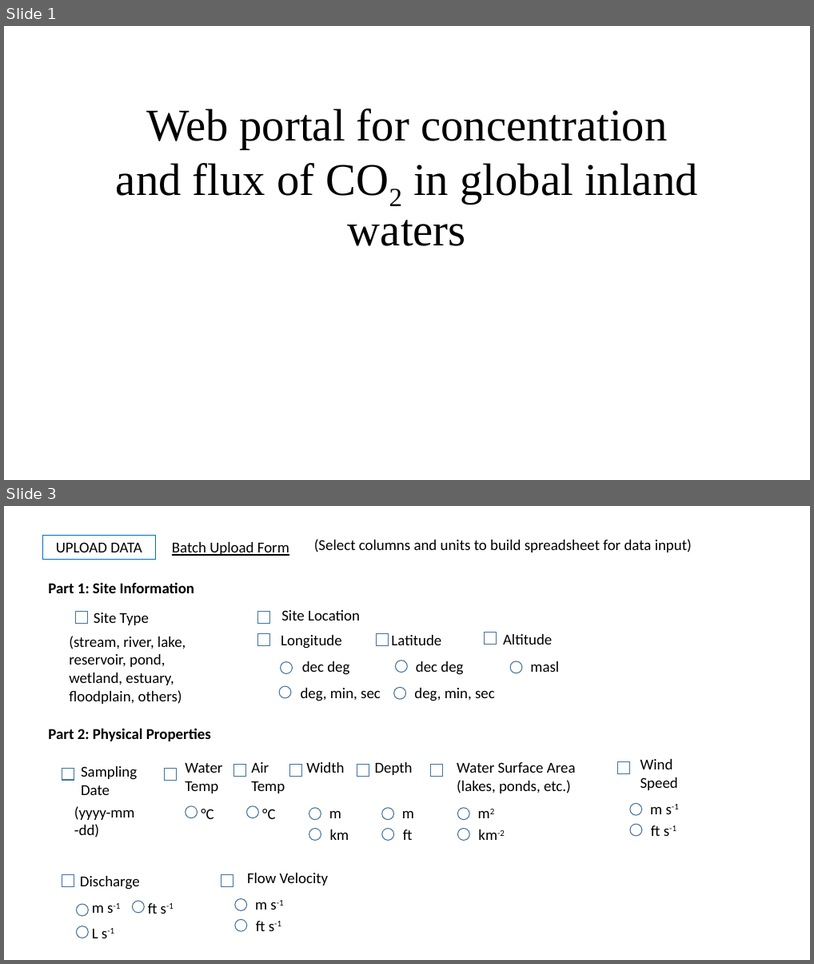
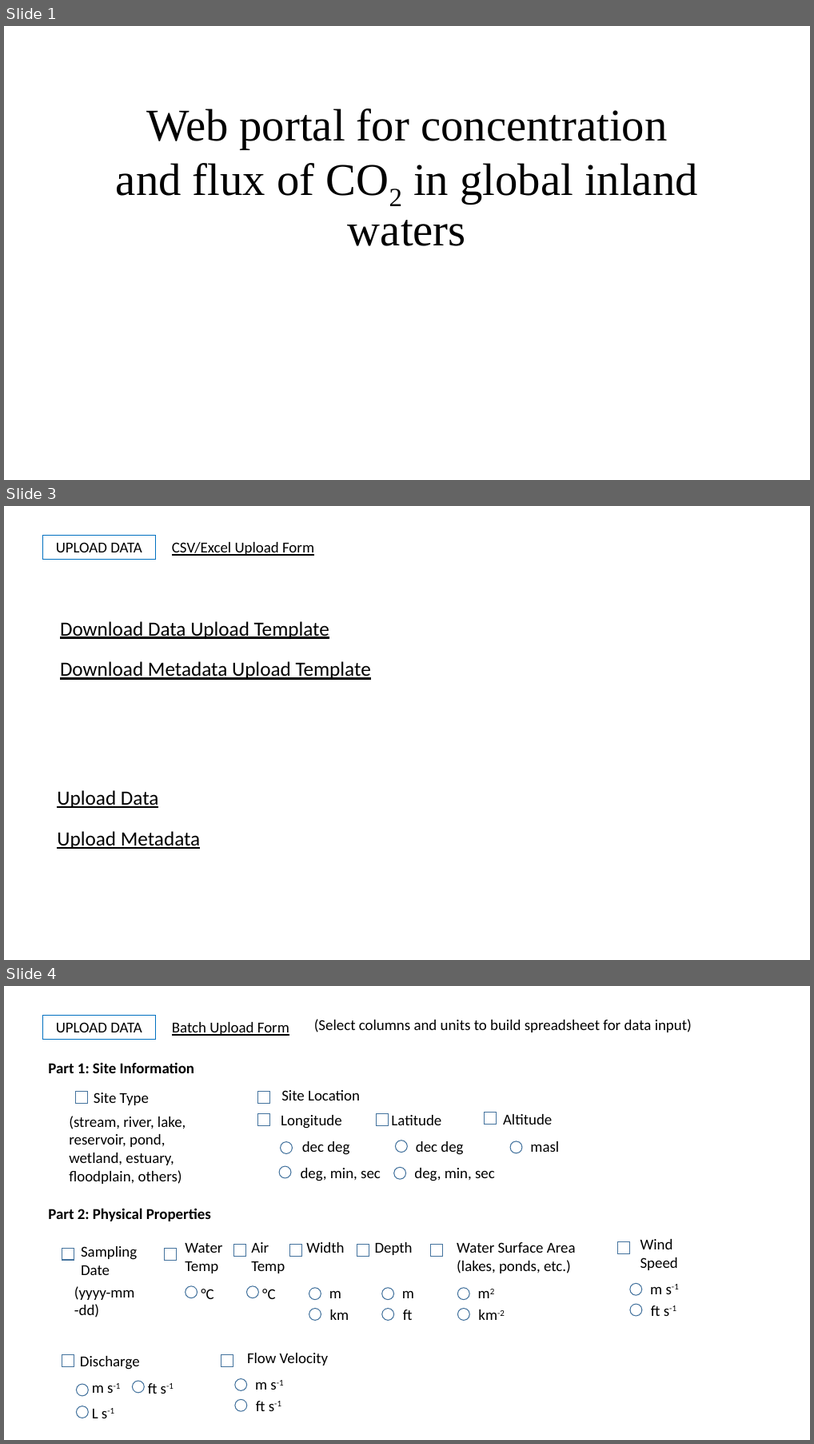
Before and after one commit to geohackweek/ghw2018_web_portal_inlandwater_co2, a slide deck: docs/Web portal.pptx. Shown one above the other, each under a label of ours: slides 1 and 3 before the commit, slides 1, 3 and 4 after it; the slides between them are not shown. The pictures are 814x964 and 814x1444 pixels, drawn with LibreOffice and Linux fonts; fonts in the diff are those of the drawing. Boxes give left, top, right and bottom in pixels: in the first picture for what was removed or moved away, otherwise in the second. Text is boxed around its words. In the diff, an @@ line names an element or a change of style, - is before the commit and + after.

```diff
--- a/docs/Web portal.pptx
+++ b/docs/Web portal.pptx
@@ slide 3 added at (x1=4, y1=506, x2=810, y2=960), background #FFFFFF @@
@@ rectangle added at (x1=42, y1=535, x2=156, y2=560), outline #0070C0 0.75 pt, 18 pt, text #000000 @@
+UPLOAD DATA
@@ rectangle added at (x1=166, y1=535, x2=414, y2=560), outline #0070C0 0.75 pt, 18 pt, text #000000, underline @@
+CSV/Excel Upload Form
@@ rectangle added at (x1=54, y1=612, x2=445, y2=643), outline #0070C0 0.75 pt, 24 pt, text #000000, underline @@
+Download Data Upload Template
@@ rectangle added at (x1=54, y1=653, x2=386, y2=684), outline #0070C0 0.75 pt, 24 pt, text #000000, underline @@
+Download Metadata Upload Template
@@ rectangle added at (x1=51, y1=782, x2=442, y2=812), outline #0070C0 0.75 pt, 24 pt, text #000000, underline @@
+Upload Data
@@ rectangle added at (x1=51, y1=822, x2=383, y2=852), outline #0070C0 0.75 pt, 24 pt, text #000000, underline @@
+Upload Metadata
@@ what was slide 3 is now slide 4 @@
```
Also in this commit, not shown: 1 slide changed, 1 other slide added.
